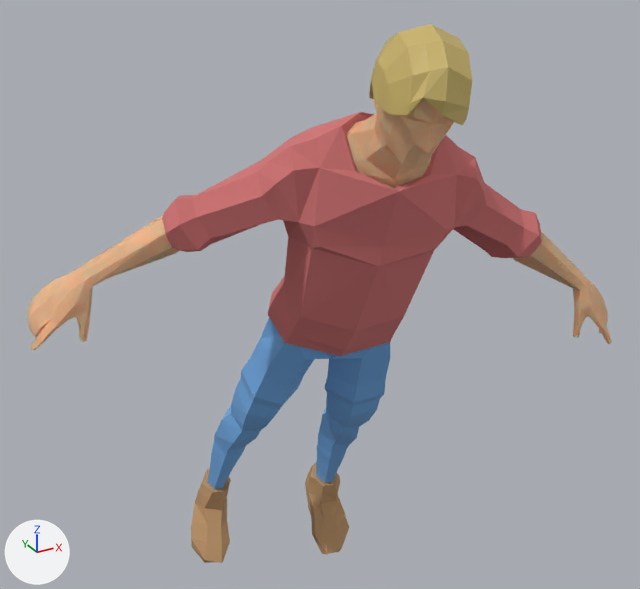
What one commit did to the Blender file scenes/avatar.blend.
One viewpoint serves both versions: a 50 mm lens placed at (-1.98, -4.35, 3.54), pointed at (0.02, -0.72, 1.72). Every picture has the same lights, and +X, +Y and +Z are marked at lower left. The older version comes first.

Names of what the first picture shows: 'male', 'male.001', 'male.003', 'male.004'.
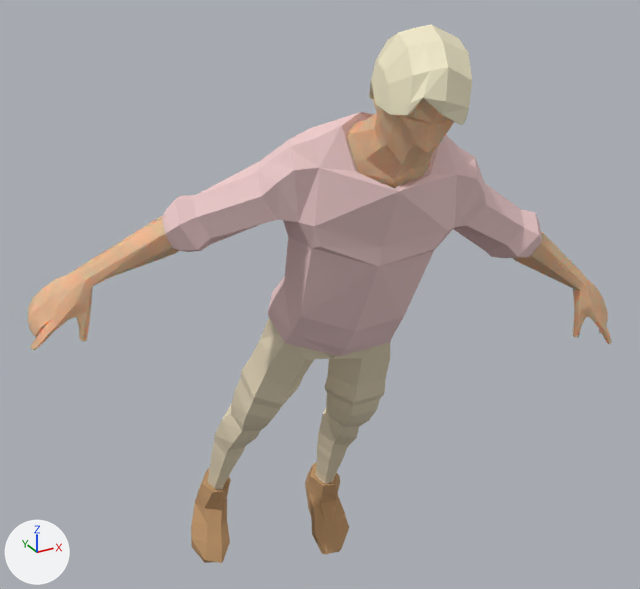
Diff of the bpy script that builds the scene:
```diff
--- a/scenes/avatar.blend.py
+++ b/scenes/avatar.blend.py
@@ mat_cloth @@
 mat_cloth = principled_material('Cloth')
-mat_cloth.base_color = (0.65, 0.181, 0.181)  # pink #d37676
+mat_cloth.base_color = (0.88, 0.62, 0.62)  # pale pink #f1cece
 mat_cloth.roughness = 1.0
@@ mat_pants @@
 mat_pants = principled_material('Pants')
-mat_pants.base_color = (0.168, 0.416, 0.8)  # blue #72ade7
+mat_pants.base_color = (0.83, 0.72, 0.52)  # beige #ebddbf
@@ mat_hair @@
 mat_hair = principled_material('Hair')
-mat_hair.base_color = (0.611, 0.467, 0.147)  # yellow #cdb66b
+mat_hair.base_color = (0.91, 0.84, 0.6)  # beige #f5eccb
```

Where the change shows, as pixel boxes [x1, y1, x2, y2] in the pictures (640 x 589 px):
'male.001', recoloured (lighter): [162, 112, 542, 356] in both
'male', recoloured: [159, 89, 545, 489] in both
'male.004', recoloured (lighter): [369, 24, 472, 125] in both
